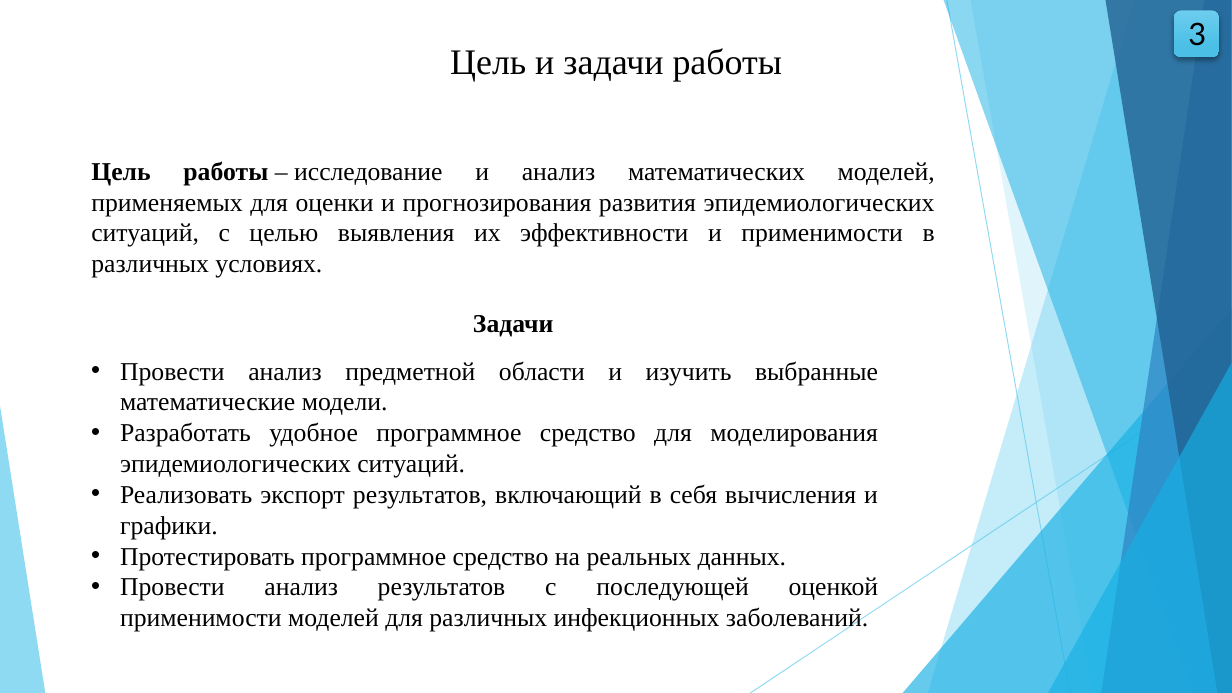
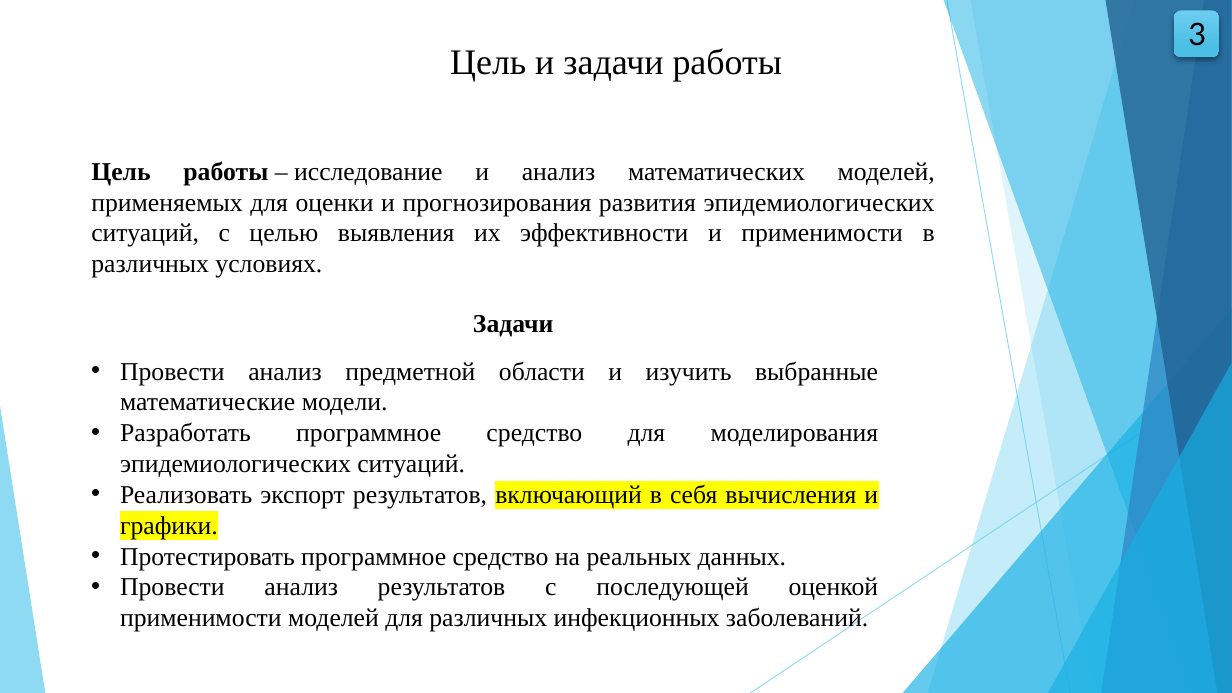
Before and after one commit to wolfufu/EpidemicModelsApp, a slide deck: slide 3 of VKR_Volkova_VMO41.pptx. Drawn at 1232x693 pixels with LibreOffice and Linux fonts; fonts in the diff are those of the drawing. Boxes give left, top, right and bottom in pixels: in the first picture for what was removed or moved away, otherwise in the second. Text is boxed around its words. In the diff, an @@ line names an element or a change of style, - is before the commit and + after.

```diff
--- a/VKR_Volkova_VMO41.pptx
+++ b/VKR_Volkova_VMO41.pptx
@@ text at (x1=120, y1=422, x2=879, y2=478): text changed @@
-• Разработать удобное программное средство для моделирования эпидемиологических ситуаций.
+• Разработать программное средство для моделирования эпидемиологических ситуаций.
@@ text at (x1=120, y1=484, x2=878, y2=539): highlight none to #FFFF00 in "включающий в себя вычисления и графики." @@
```
Also in this commit, not shown: 2 other slides changed, 1 other file.
